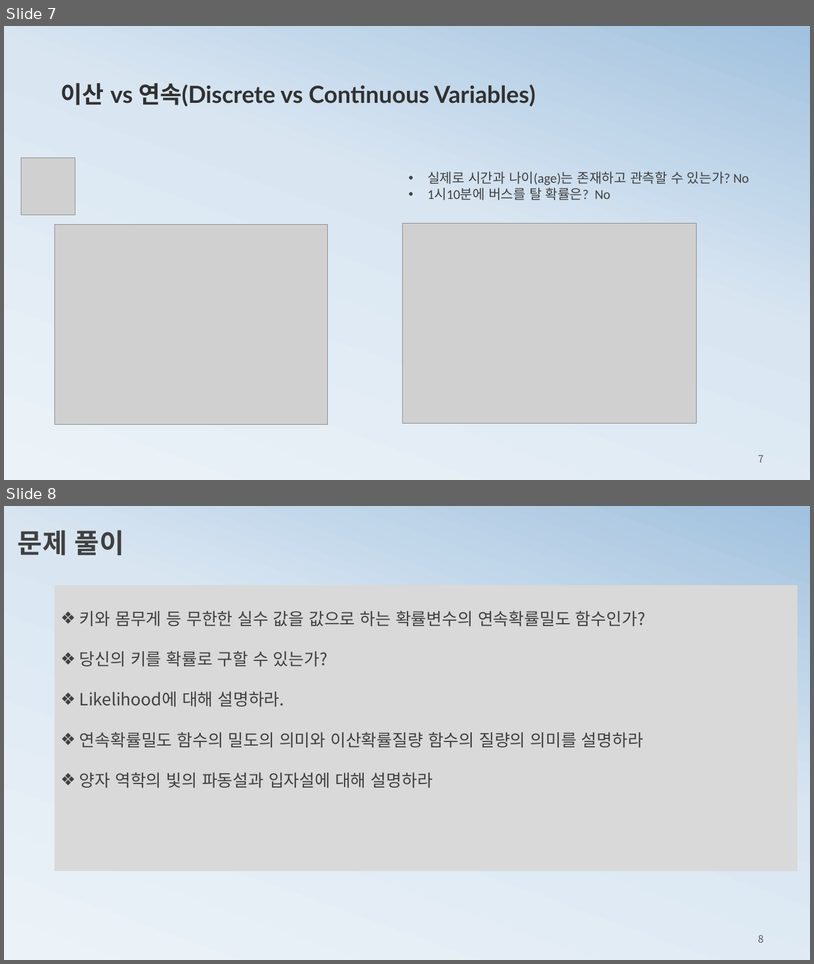
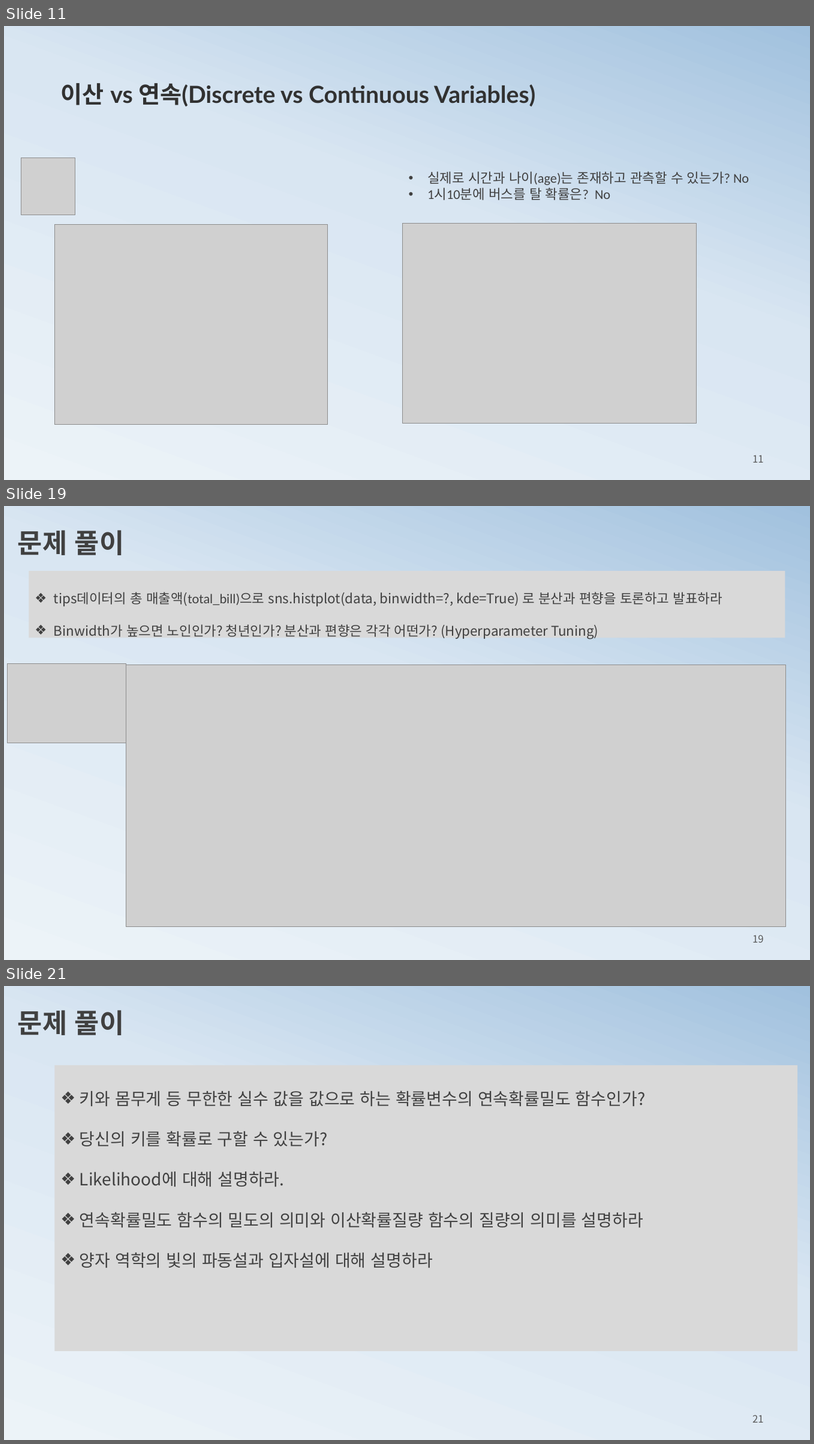
Before and after one commit to ancestor9/mathematics-for-machine-learning, a slide deck: 2_probability theory for machine learning.pptx. Shown one above the other, each under a label of ours: slides 7 and 8 before the commit, slides 11, 19 and 21 after it; the slides between them are not shown. The pictures are 814x964 and 814x1444 pixels, drawn with LibreOffice and Linux fonts; fonts in the diff are those of the drawing; grey boxes stand for pictures. Boxes give left, top, right and bottom in pixels: in the first picture for what was removed or moved away, otherwise in the second. Text is boxed around its words. In the diff, an @@ line names an element or a change of style, - is before the commit and + after.

```diff
--- a/2_probability theory for machine learning.pptx
+++ b/2_probability theory for machine learning.pptx
@@ slide 19 added at <box>4,506,810,960</box>, background gradient #ECF3F8 to #D9E6F2 to #A1C1DE @@
@@ text added at <box>18,530,124,555</box>, 32 pt, text #404040, bold @@
+문제 풀이
@@ rectangle added at <box>29,571,786,638</box>, fill #D9D9D9, 16 pt, text #404040 @@
+❖ tips데이터의 총 매출액(total_bill)으로 sns.histplot(data, binwidth=?, kde=True) 로 분산과 편향을 토론하고 발표하라
+❖ Binwidth가 높으면 노인인가? 청년인가? 분산과 편향은 각각 어떤가? (Hyperparameter Tuning)
@@ picture added at <box>8,663,126,742</box> @@
@@ picture added at <box>126,664,786,927</box> @@
@@ page number added at <box>753,934,764,942</box>, 12 pt, text #595959 @@
+19
@@ what was slide 7 is now slide 11 @@
@@ page number at <box>753,454,764,462</box>: text changed @@
-7
+11
@@ what was slide 8 is now slide 21 @@
@@ page number at <box>753,1414,764,1422</box>: text changed @@
-8
+21
```
Also in this commit, not shown: 3 slides changed, 22 other slides added.
